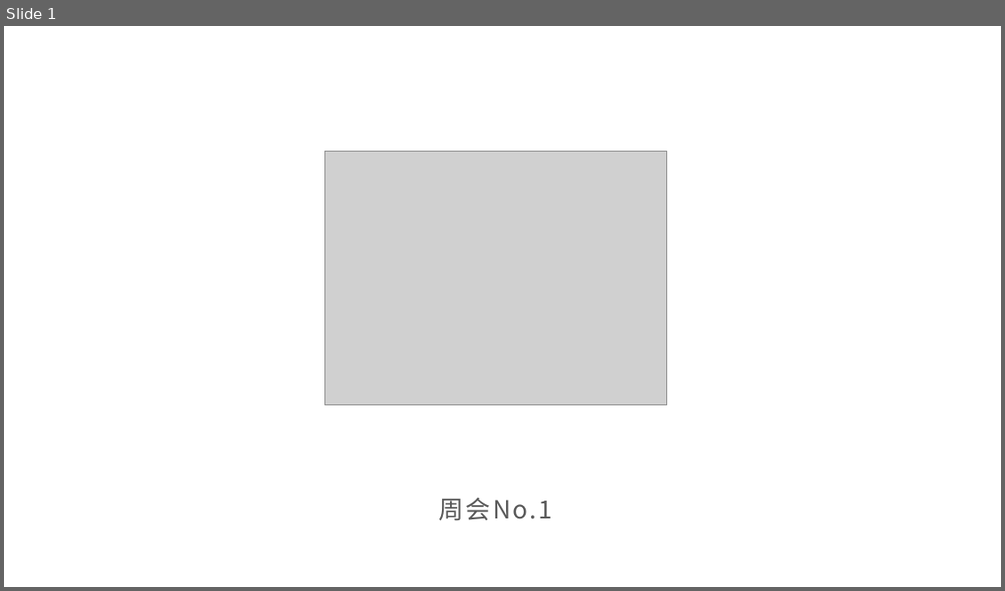
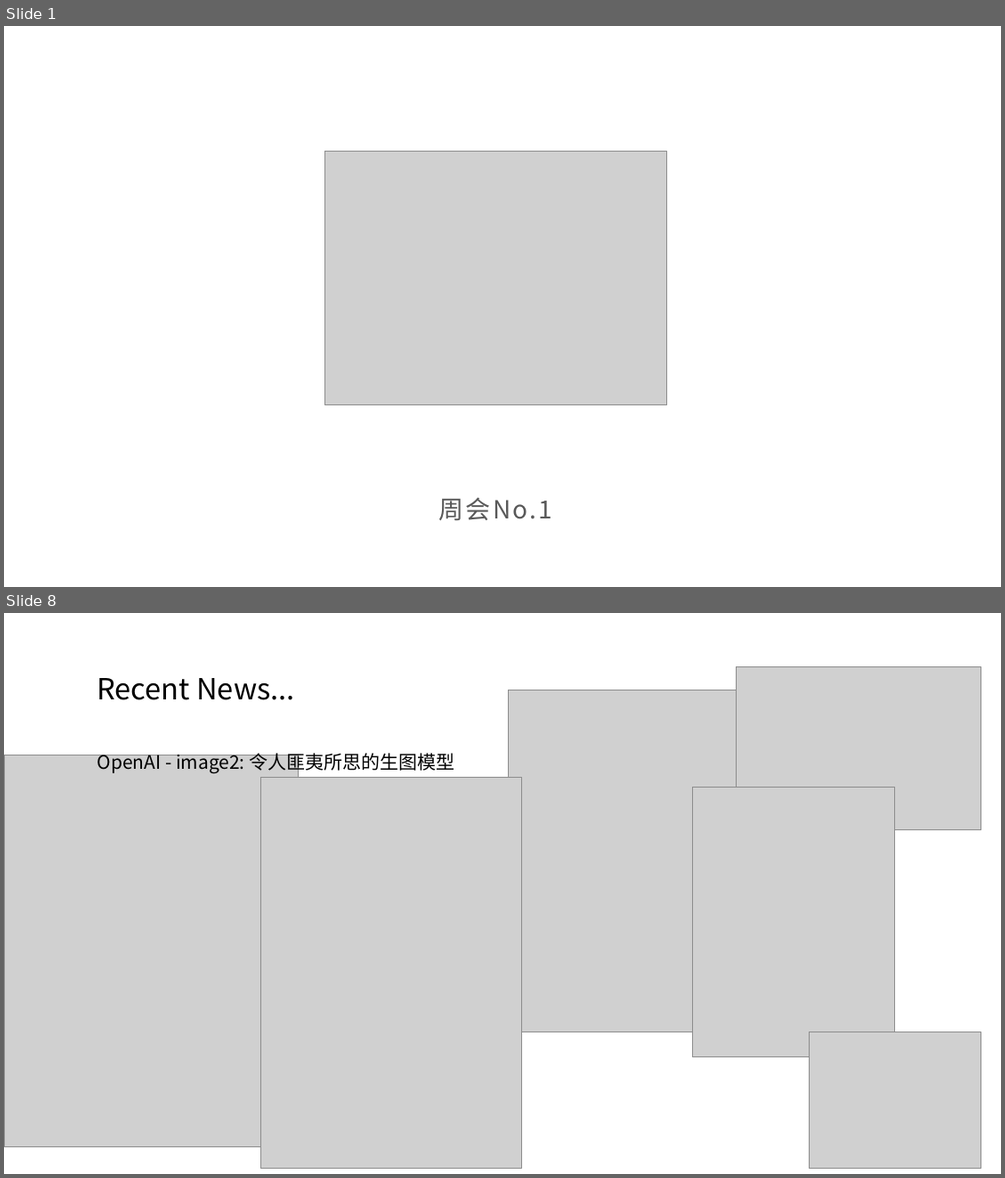
Before and after one commit to SCPZ24/AgentFlow-Salon, a slide deck: Meeting01.pptx. Shown one above the other, each under a label of ours: slide 1 before the commit, slides 1 and 8 after it; the slides between them are not shown. The pictures are 1005x591 and 1005x1178 pixels, drawn with LibreOffice and Linux fonts; fonts in the diff are those of the drawing; grey boxes stand for pictures. Boxes give left, top, right and bottom in pixels: in the first picture for what was removed or moved away, otherwise in the second. Text is boxed around its words. In the diff, an @@ line names an element or a change of style, - is before the commit and + after.

```diff
--- a/Meeting01.pptx
+++ b/Meeting01.pptx
@@ slide 8 added at (4,613,1001,1174), background #FFFFFF @@
@@ text added at (97,678,294,700), 28 pt, text #000000 @@
+Recent News...
@@ picture added at (508,690,736,1032) @@
@@ picture added at (736,666,981,830) @@
@@ picture added at (4,755,298,1147) @@
@@ text added at (97,750,455,773), 18 pt, text #000000 @@
+OpenAI - image2: 令人匪夷所思的生图模型
@@ picture added at (260,777,521,1167) @@
@@ picture added at (692,787,895,1057) @@
@@ picture added at (809,1032,981,1167) @@
```
Also in this commit, not shown: 8 other slides added, 1 slide removed.
